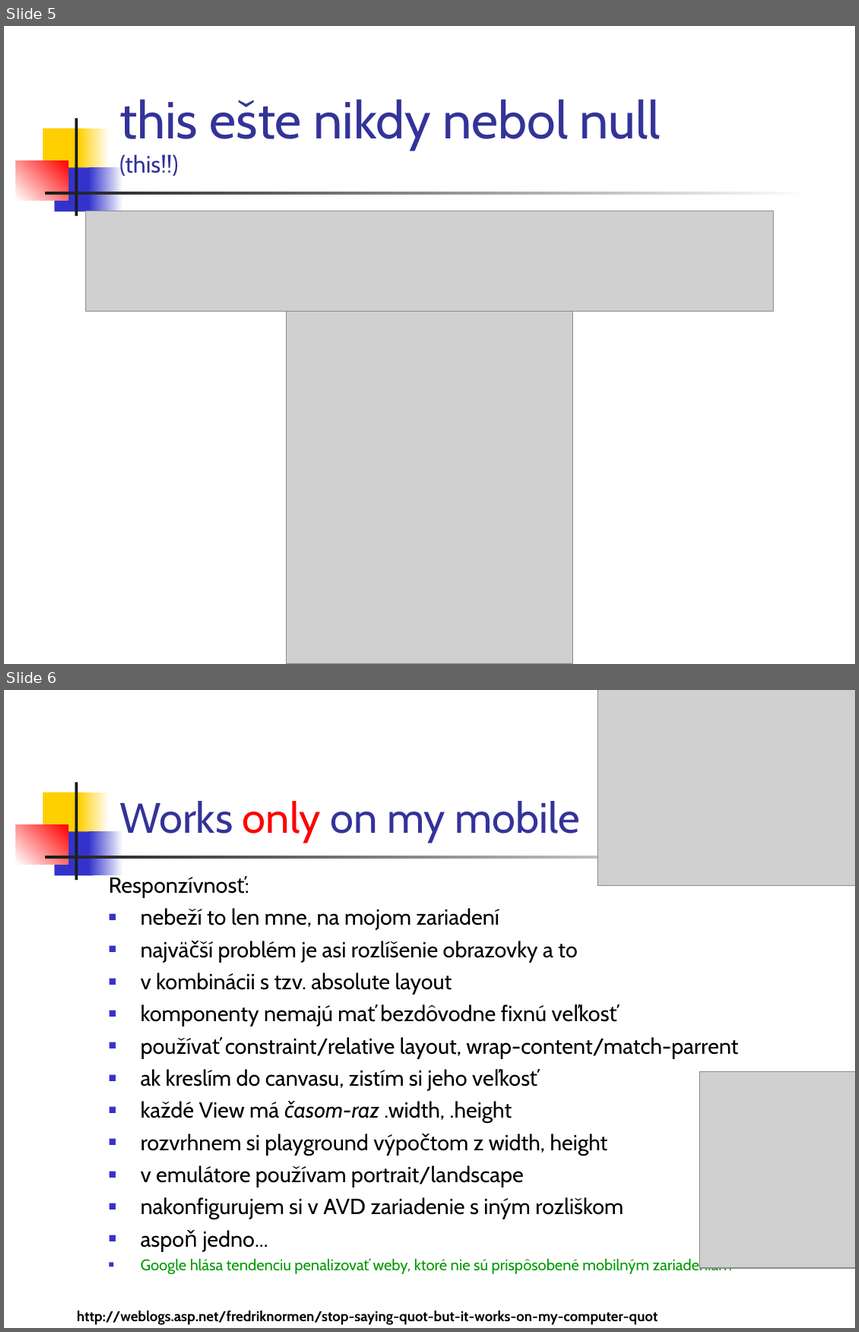
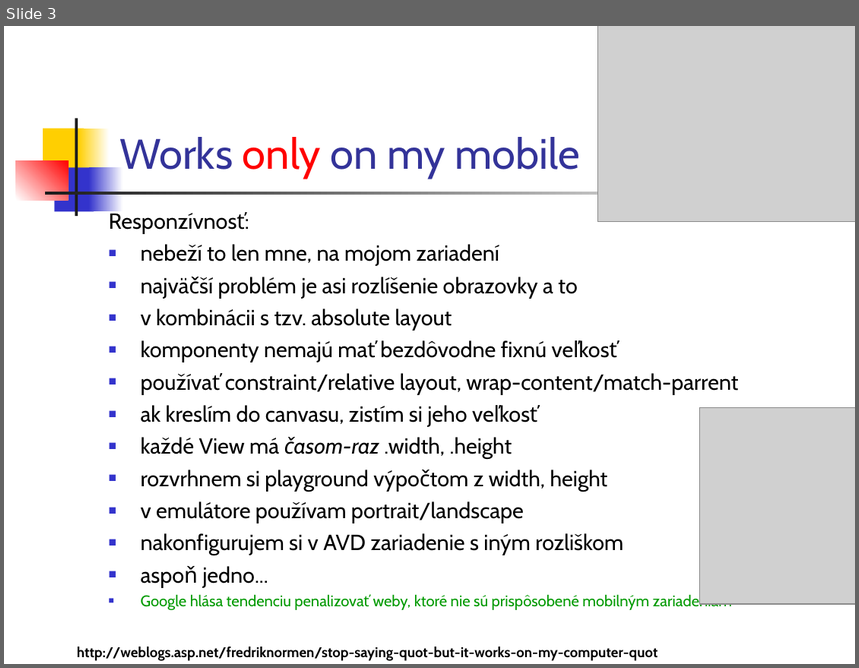
Before and after one commit to vmandro/Prednasky, a slide deck: 05/05_Android.ppt. Shown one above the other, each under a label of ours: slides 5 and 6 before the commit, slide 3 after it. The pictures are 859x1332 and 859x668 pixels, drawn with LibreOffice and Linux fonts; fonts in the diff are those of the drawing; grey boxes stand for pictures. Boxes give left, top, right and bottom in pixels: in the first picture for what was removed or moved away, otherwise in the second. Text is boxed around its words. In the diff, an @@ line names an element or a change of style, - is before the commit and + after.

```diff
--- a/05/05_Android.ppt
+++ b/05/05_Android.ppt
@@ slide 5 removed at (4,26,855,664), background #FFFFFF; not listed: 7 template elements that a slide beside it also shows @@
@@ title removed at (120,99,661,176) @@
-this ešte nikdy nebol null
-(this!!)
@@ picture removed at (86,211,773,312) @@
@@ picture removed at (287,304,572,664) @@
@@ what was slide 6 is now slide 3 @@
```
Also in this commit, not shown: 2 other slides removed, 3 other files.
